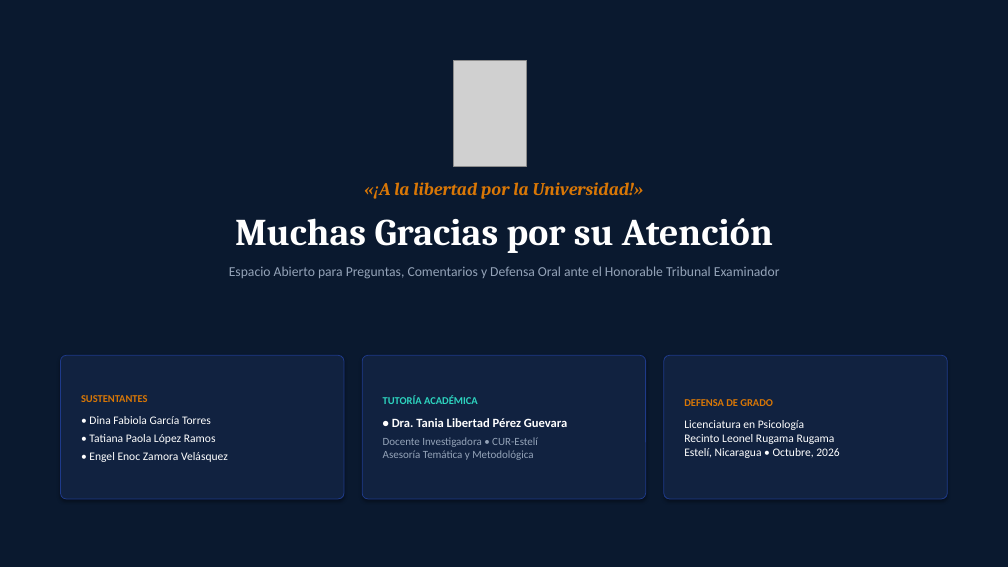
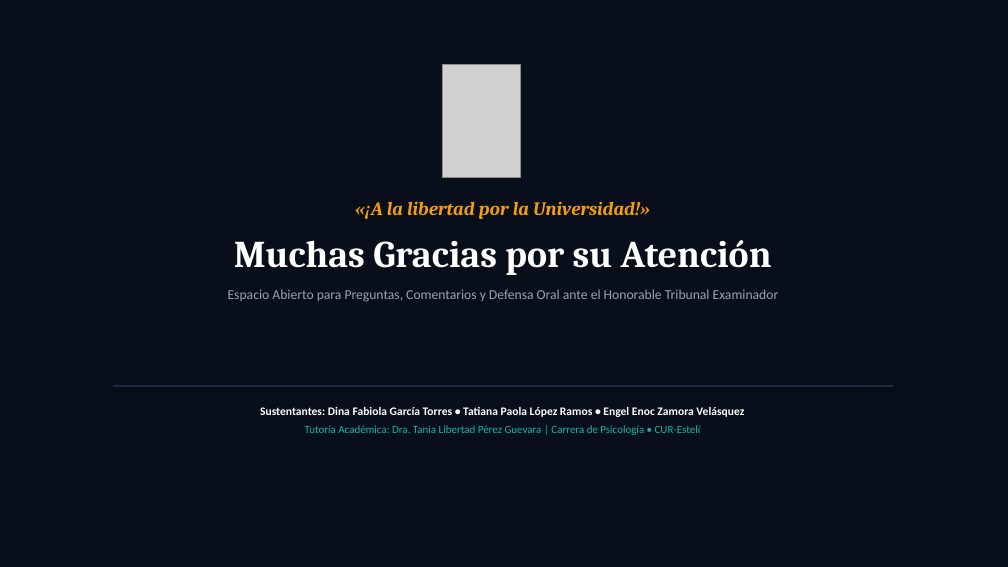
Before and after one commit to anyonenobody/tesis-mtci-analisis, a slide deck: slide 16 of Presentacion_Defensa_Tesis_MTCI_UNAN.pptx. Drawn at 1008x567 pixels with LibreOffice and Linux fonts; fonts in the diff are those of the drawing; grey boxes stand for pictures. Boxes give left, top, right and bottom in pixels: in the first picture for what was removed or moved away, otherwise in the second. Text is boxed around its words. In the diff, an @@ line names an element or a change of style, - is before the commit and + after.

```diff
--- a/Presentacion_Defensa_Tesis_MTCI_UNAN.pptx
+++ b/Presentacion_Defensa_Tesis_MTCI_UNAN.pptx
@@ background #0A192F to #080E1A @@
@@ picture: place and size @@
-picture at bbox=[454, 60, 526, 166]
+picture at bbox=[442, 64, 520, 178]
@@ text "«¡A la libertad por la ...": place and size @@
-text "«¡A la libertad por la ..." at bbox=[229, 182, 780, 278]
+text "«¡A la libertad por la ..." at bbox=[228, 201, 779, 302]
@@ text at bbox=[355, 201, 650, 219]: size 17 to 18 pt, text colour #D97706 to #F59E0B in "«¡A la libertad por la Universidad!»"; more space between paragraphs @@
@@ rounded rectangle removed at bbox=[60, 355, 344, 499] @@
-SUSTENTANTES
-• Dina Fabiola García Torres
-• Tatiana Paola López Ramos
-• Engel Enoc Zamora Velásquez
@@ rounded rectangle removed at bbox=[664, 355, 948, 499] @@
-DEFENSA DE GRADO
-Licenciatura en Psicología
-Recinto Leonel Rugama Rugama
-Estelí, Nicaragua • Octubre, 2026
@@ rectangle added at bbox=[113, 386, 892, 386], outline #1E293B 0.75 pt @@
@@ text "Sustentantes: Dina Fabiola García Torres ...": place and size @@
-text "Sustentantes: Dina Fabiola García Torres ..." at bbox=[362, 355, 646, 499]
+text "Sustentantes: Dina Fabiola García Torres ..." at bbox=[260, 407, 744, 435]
@@ text "Sustentantes: Dina Fabiola García Torres ..." at bbox=[260, 407, 744, 435]: vertical alignment middle to top; fill #112240 to none; outline #1E3A8A 0.75 pt to none; shadow off @@
@@ text at bbox=[260, 407, 744, 435]: text changed; size 10.5 to 11 pt; text colour #94A3B8 to #FFFFFF; bold on @@
-TUTORÍA ACADÉMICA
-• Dra. Tania Libertad Pérez Guevara
-Docente Investigadora • CUR-Estelí
-Asesoría Temática y Metodológica
+Sustentantes: Dina Fabiola García Torres • Tatiana Paola López Ramos • Engel Enoc Zamora Velásquez
+Tutoría Académica: Dra. Tania Libertad Pérez Guevara | Carrera de Psicología • CUR-Estelí
```
Also in this commit, not shown: 7 other slides changed, 8 slides added, 8 slides removed, 4 other files.
